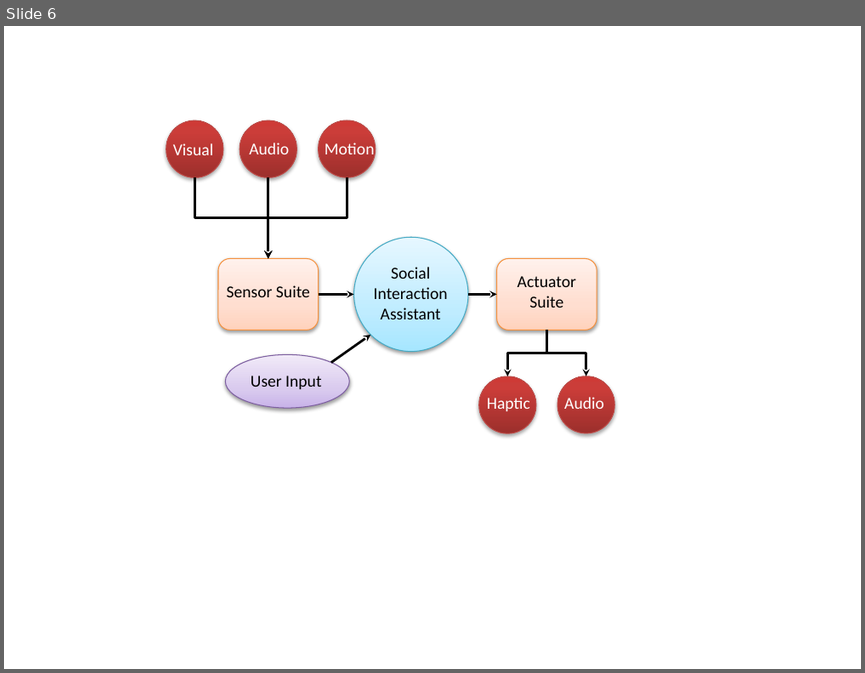
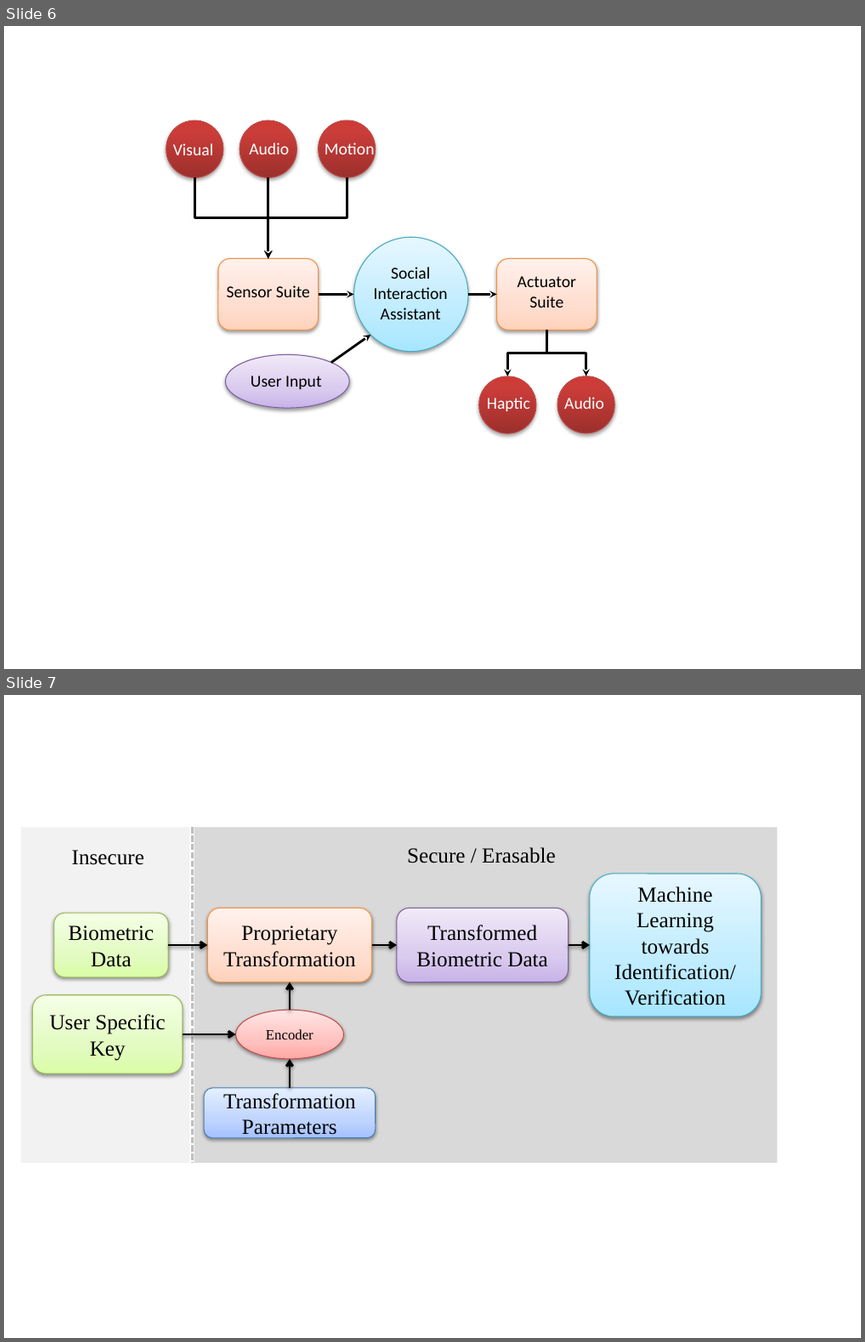
Before and after one commit to shantanubala/facial-expression-recognition, a slide deck: Dissertation/Presentation1.pptx. Shown one above the other, each under a label of ours: slide 6 before the commit, slides 6 and 7 after it. The pictures are 865x673 and 865x1342 pixels, drawn with LibreOffice and Linux fonts; fonts in the diff are those of the drawing. Boxes give left, top, right and bottom in pixels: in the first picture for what was removed or moved away, otherwise in the second. Text is boxed around its words. In the diff, an @@ line names an element or a change of style, - is before the commit and + after.

```diff
--- a/Dissertation/Presentation1.pptx
+++ b/Dissertation/Presentation1.pptx
@@ slide 7 added at (4, 695, 861, 1338), background #FFFFFF @@
@@ rectangle added at (21, 827, 190, 1163), fill #F2F2F2 @@
@@ line added from (193, 827) to (193, 1163), #BFBFBF 1.75 pt dashed @@
@@ rectangle added at (194, 827, 777, 1163), fill #D9D9D9 @@
@@ text added at (407, 847, 556, 863), 18 pt, text #000000 @@
+Secure / Erasable
@@ text added at (72, 850, 144, 865), 18 pt, text #000000 @@
+Insecure
@@ rounded rectangle added at (589, 873, 760, 1016), fill gradient #A7E6FF to #C1EDFF to #E7F8FF, outline #46AAC5 0.75 pt, 18 pt, text #000000 @@
+Machine Learning towards Identification/ Verification
@@ rounded rectangle added at (53, 913, 168, 977), fill gradient #DAFDA7 to #E4FCC2 to #F5FFE7, outline #98B955 0.75 pt, 18 pt, text #000000 @@
+Biometric Data
@@ rounded rectangle added at (208, 907, 372, 981), fill gradient #FFD2BD to #FFDED0 to #FFF2ED, outline #F69240 0.75 pt, 18 pt, text #000000 @@
+Proprietary Transformation
@@ rounded rectangle added at (397, 907, 568, 981), fill gradient #C9B5E8 to #D8CBEE to #F0EAF9, outline #7D60A0 0.75 pt, 18 pt, text #000000 @@
+Transformed Biometric Data
@@ arrow added from (169, 945) to (208, 945), #000000 2 pt @@
@@ arrow added from (371, 945) to (397, 945), #000000 2 pt @@
@@ arrow added from (568, 945) to (589, 945), #000000 2 pt @@
@@ rounded rectangle added at (32, 995, 182, 1074), fill gradient #DAFDA7 to #E4FCC2 to #F5FFE7, outline #98B955 0.75 pt, 18 pt, text #000000 @@
+User Specific Key
@@ arrow added from (290, 1009) to (290, 982), #000000 2 pt @@
@@ ellipse added at (235, 1009, 343, 1058), fill gradient #FFA6A5 to #FFC0BF to #FFE7E7, outline #BF4C48 0.75 pt, 12 pt, text #000000 @@
+Encoder
@@ arrow added from (182, 1034) to (235, 1034), #000000 2 pt @@
@@ arrow added from (290, 1088) to (290, 1058), #000000 2 pt @@
@@ rounded rectangle added at (204, 1088, 375, 1137), fill gradient #A4C4FF to #BFD4FF to #E6EEFF, outline #4B7EBC 0.75 pt, 18 pt, text #000000 @@
+Transformation Parameters
```
Also in this commit, not shown: 10 other files.
